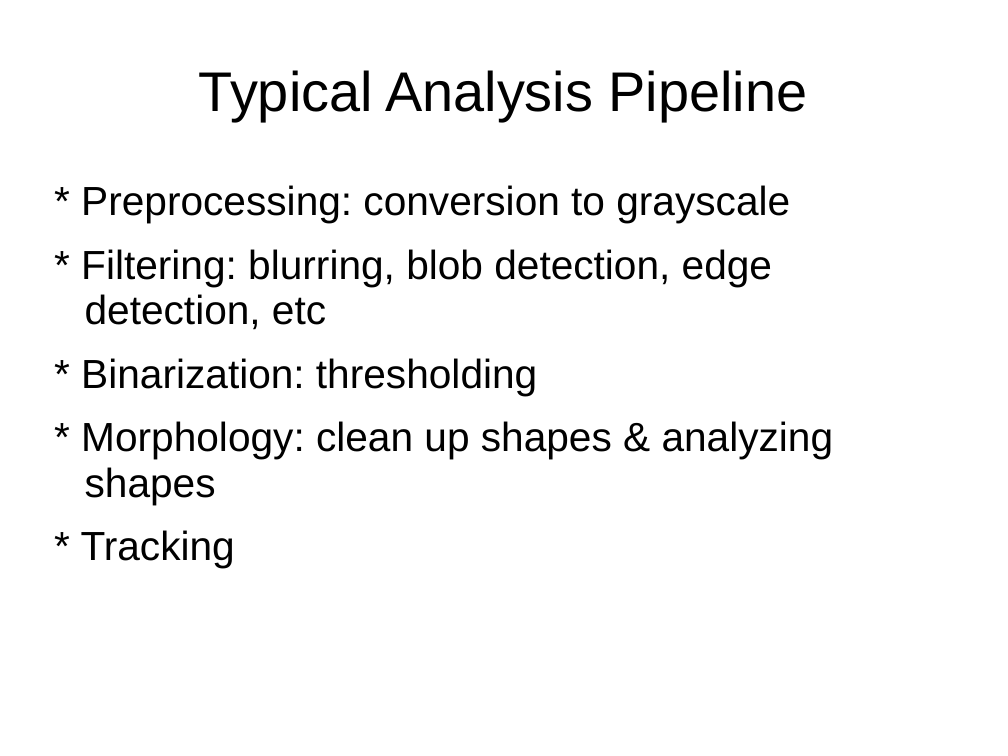
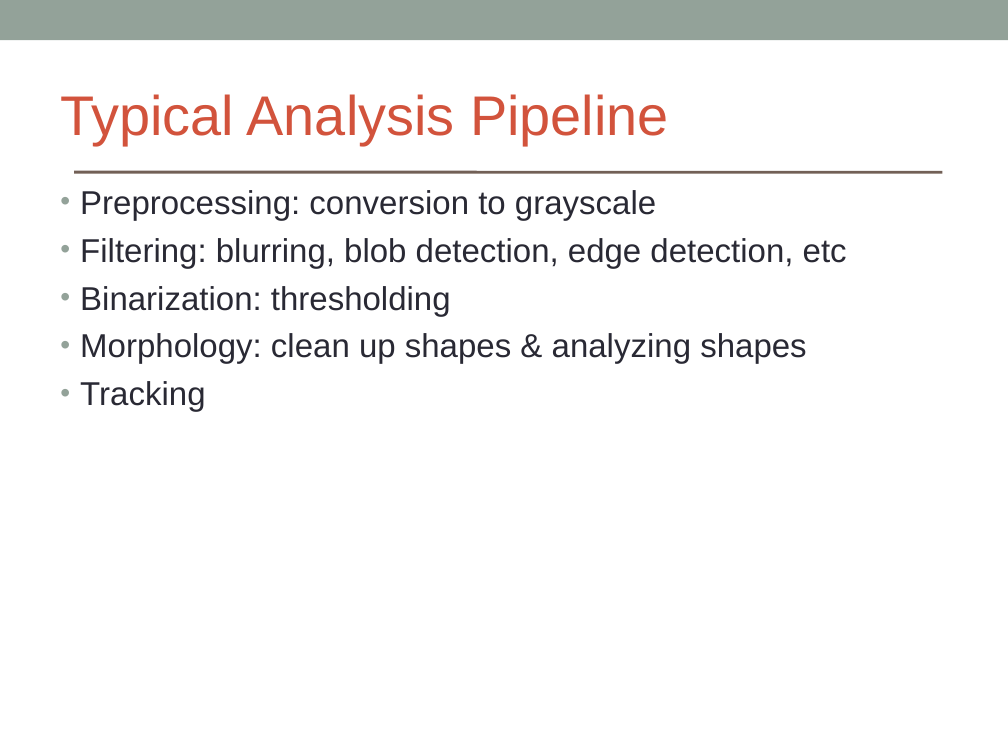
Before and after one commit to brikeats/Image-Analysis-in-Python, a slide deck: slide 9 of ImageAnalysisPython.ppt. Drawn at 1008x756 pixels with LibreOffice and Linux fonts; fonts in the diff are those of the drawing. Boxes give left, top, right and bottom in pixels: in the first picture for what was removed or moved away, otherwise in the second. Text is boxed around its words. In the diff, an @@ line names an element or a change of style, - is before the commit and + after.

```diff
--- a/ImageAnalysisPython.ppt
+++ b/ImageAnalysisPython.ppt
@@ rectangle added at [0, 0, 1008, 40], fill #93A299 @@
@@ text "Typical Analysis Pipeline": place and size @@
-text "Typical Analysis Pipeline" at [199, 70, 808, 121]
+text "Typical Analysis Pipeline" at [60, 94, 669, 145]
@@ text "Typical Analysis Pipeline" at [60, 94, 669, 145]: text colour #000000 to #D2533C; alignment centre to left; line spacing 0.93 to 1 @@
@@ line added from (76, 172) to (941, 172), #726056 2.24 pt @@
@@ text at [80, 190, 847, 412]: text changed; size 32 to 26 pt; text colour #000000 to #292934 @@
-* Preprocessing: conversion to grayscale
-* Filtering: blurring, blob detection, edge detection, etc
-* Binarization: thresholding
-* Morphology: clean up shapes & analyzing shapes
-* Tracking
+• Preprocessing: conversion to grayscale
+• Filtering: blurring, blob detection, edge detection, etc
+• Binarization: thresholding
+• Morphology: clean up shapes & analyzing shapes
+• Tracking
```
Also in this commit, not shown: 17 other slides changed, 1 other file.
